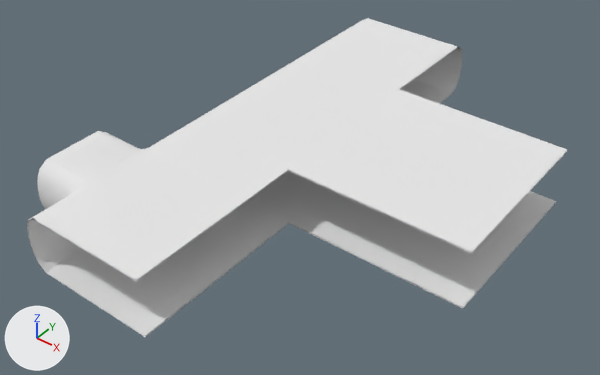
The Blender file DungeonGenerator/Assets/Models/chamber_sections.blend: old version first, new version second.
One viewpoint serves both versions: a camera (50 mm lens) standing at (15.49, -18.5, 14.93) and looking at (2.45, -1.75, -0.62). Arrows for +X, +Y and +Z are at lower left; the lights stay in place.

The scene before the commit, as lines of its bpy script (objects in view):
```python
ob_room = bpy.data.objects.new('room', me_cube_005)
ob_room.location = (6.0, 0.0, 0.0)
ob_room_entrance = bpy.data.objects.new('room_entrance', me_cube_003)
ob_room_entrance.location = (0.0, -6.0, 0.0)
ob_wall_corner = bpy.data.objects.new('wall_corner', me_cube_004)
ob_wall_corner.location = (0.0, 6.0, 0.0)
ob_wall_side = bpy.data.objects.new('wall_side', me_cube_001)
ob_wall_side.location = (0.0, 0.0, 0.0)
# me_cube_004
# before: 0 (-1.0, -3.0, 1.0), 5 (3.0, 1.0, 1.0), 16 (-1.0, 1.0, 1.0), 23 (3.0, -3.0, 1.0), 24 (-1.0, -3.0, -1.0)
# before: 29 (3.0, 1.0, -1.0), 40 (-1.0, 1.0, -1.0), 52 (3.0, -3.0, -1.0)
# me_cube_003
# before: 32 (3.0, 3.0, 1.0), 33 (3.0, 1.0, 1.0), 66 (3.0, -3.0, 1.0), 67 (3.0, -1.0, 1.0), 106 (3.0, 3.0, -1.0)
# before: 107 (3.0, 1.0, -1.0), 147 (3.0, -3.0, -1.0), 148 (3.0, -1.0, -1.0)
```
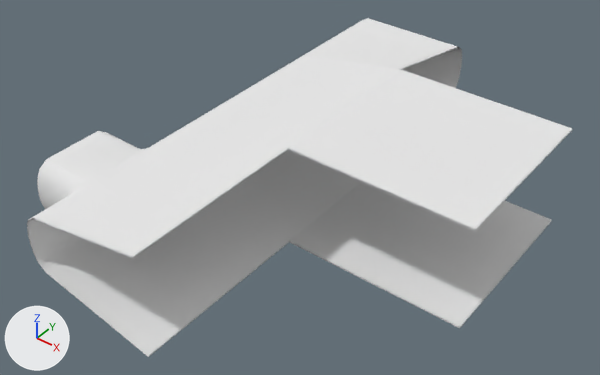
Boxes [x1, y1, x2, y2] around the edits, measured in the pictures (600 x 375 px; the box of a moved part takes in the faces that stretch with it):
'room', mesh rescaled (18% taller)
    before: [289, 89, 567, 308]
    after: [288, 70, 572, 328]
'room_entrance', reshaped (9% taller)
    before: [27, 125, 289, 337]
    after: [27, 125, 289, 357]
'wall_side', reshaped (11% taller)
    before: [184, 55, 399, 223]
    after: [184, 55, 401, 242]
'wall_corner', reshaped
    before: [301, 18, 462, 104]
    after: [301, 18, 462, 88]
part 2 of me_cube_001, moved or reshaped
    before: [247, 171, 329, 223]
    after: [223, 150, 361, 242]
part 3 of me_cube_001, moved or reshaped
    before: [266, 89, 399, 171]
    after: [190, 55, 401, 149]
part 4 of me_cube_004, built on
    before: [397, 45, 457, 104]
    after: [398, 45, 457, 70]
part 5 of me_cube_003, moved or reshaped
    before: [34, 159, 289, 337]
    after: [35, 147, 289, 357]

Patch to the scene script:
```diff
--- a/DungeonGenerator/Assets/Models/chamber_sections.blend.py
+++ b/DungeonGenerator/Assets/Models/chamber_sections.blend.py
@@ me_cube_005 @@
 me_cube_005.from_pydata(...)  # 8 vertices, 2 faces; spans x -3.0..3.0, y -3.0..3.0, z -1.0..1.0
 # used by ob_room; location = (6.0, 0.0, 0.0)
+# me_cube_005 part 1: the whole mesh is scaled about its middle by (1, 1, 1.75)
 me_cube_005.materials.append(mat_material)
@@ me_cube_001 @@
 me_cube_001.from_pydata(...)  # 26 vertices, 12 faces; spans x -1.5..3.0, y -3.0..3.0, z -1.0..1.0
 # used by ob_wall_side; location = (0.0, 0.0, 0.0)
-me_cube_001.vertices[0].co = (3.0, -3.0, -1.0)
-me_cube_001.vertices[13].co = (3.0, 3.0, -1.0)
-me_cube_001.vertices[1].co = (3.0, -3.0, 1.0)
-me_cube_001.vertices[14].co = (3.0, 3.0, 1.0)
+# me_cube_001 part 2
+me_cube_001.vertices[0].co = (3.0, -3.0, -1.75)
+me_cube_001.vertices[13].co = (3.0, 3.0, -1.75)
+# me_cube_001 part 3
+me_cube_001.vertices[1].co = (3.0, -3.0, 1.75)
+me_cube_001.vertices[14].co = (3.0, 3.0, 1.75)
 me_cube_001.materials.append(mat_material)
@@ me_cube_004 @@
 me_cube_004.from_pydata(...)  # 53 vertices, 42 faces; spans x -1.5..3.0, y -3.0..1.5, z -1.0..1.0
 # used by ob_wall_corner; location = (0.0, 6.0, 0.0)
 # verts and faces of me_cube_004; kept vertices keep their numbers, new ones are numbered from 53
+# me_cube_004 part 4
+delete_faces([(0, 23, 5, 16), (24, 40, 29, 52)])
+verts[23] = (3.0, -3.0, 1.75)  # moved
+verts[52] = (3.0, -3.0, -1.75)  # moved
+faces += [(0, 5, 16), (0, 23, 5), (24, 40, 29), (24, 29, 52)]
 me_cube_004.materials.append(mat_material)
@@ me_cube_003 @@
 me_cube_003.from_pydata(...)  # 149 vertices, 112 faces; spans x -3.0..3.0, y -3.0..3.0, z -1.0..1.0
 # used by ob_room_entrance; location = (0.0, -6.0, 0.0)
+# me_cube_003 part 5
+for i in [106, 107, 147, 148]: me_cube_003.vertices[i].co += Vector((0.0, 0.0, -0.75))
+for i in [32, 33, 66, 67]: me_cube_003.vertices[i].co += Vector((0.0, 0.0, 0.75))
 me_cube_003.materials.append(mat_material)
```
